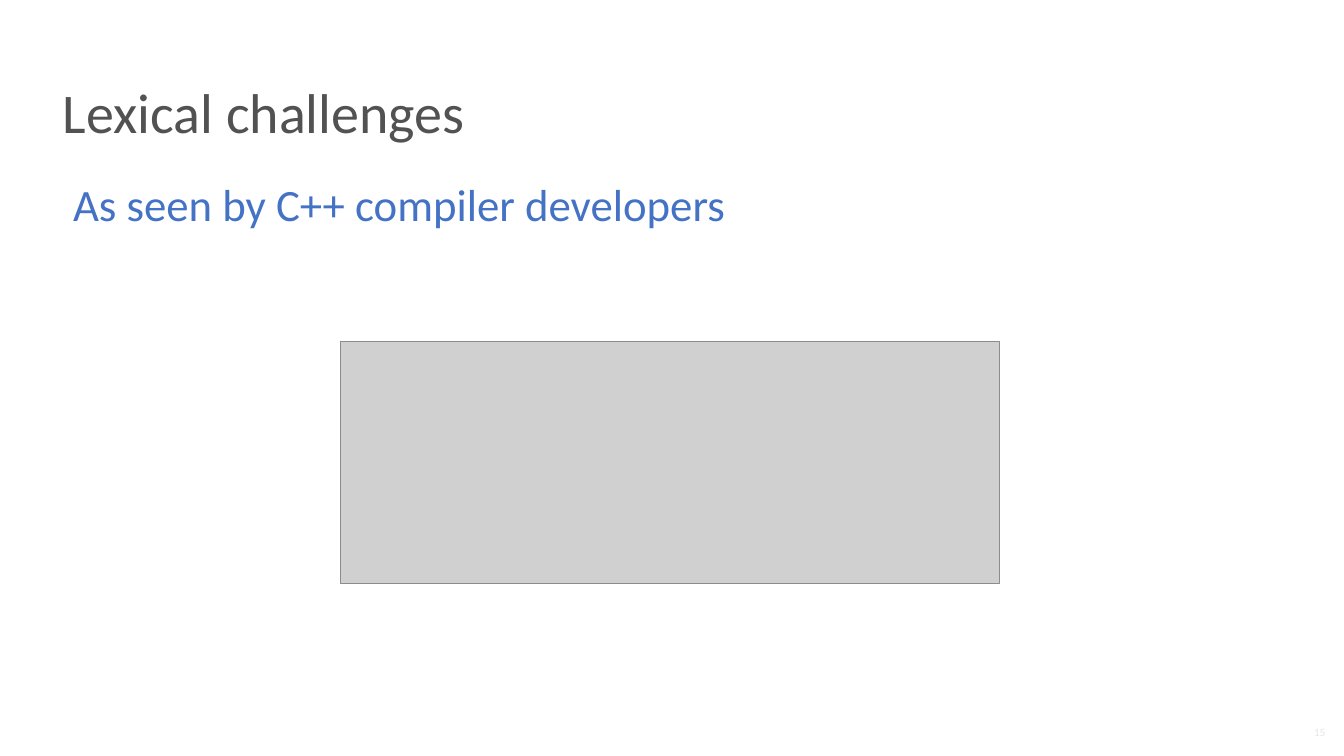
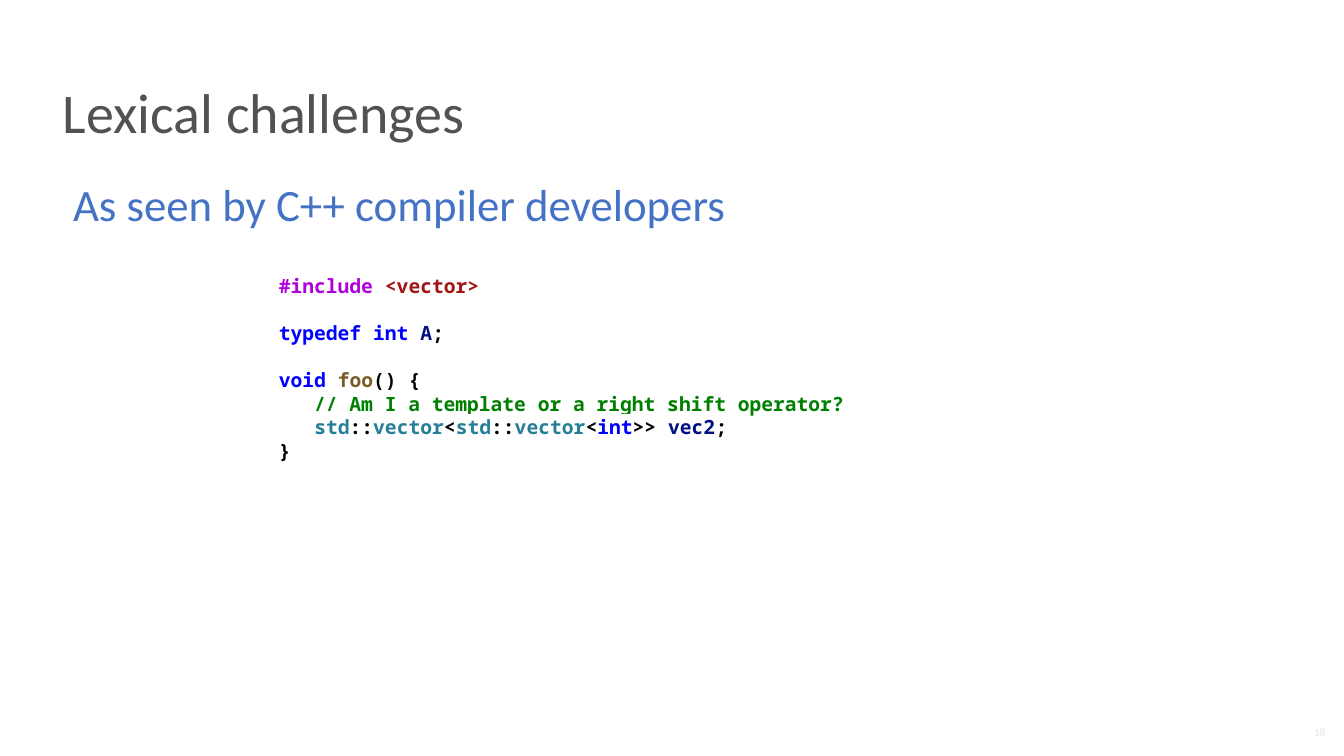
Before and after one commit to NN-complr-tech/Complr-course-lectures, a slide deck: slide 18 of 02-Frontend.pptx (slide 15 before the commit). Drawn at 1344x756 pixels with LibreOffice and Linux fonts; fonts in the diff are those of the drawing; grey boxes stand for pictures. Boxes give left, top, right and bottom in pixels: in the first picture for what was removed or moved away, otherwise in the second. Text is boxed around its words. In the diff, an @@ line names an element or a change of style, - is before the commit and + after.

```diff
--- a/02-Frontend.pptx
+++ b/02-Frontend.pptx
@@ text added at <box>279,277,844,437</box>, 14 pt, text #008000, bold @@
+#include <vector>
+typedef int A;
+void foo() {
+// Am I a template or a right shift operator?
+std::vector<std::vector<int>> vec2;
+}
@@ picture removed at <box>341,342,1000,584</box> @@
```
Also in this commit, not shown: 19 other slides changed, 9 slides added.
